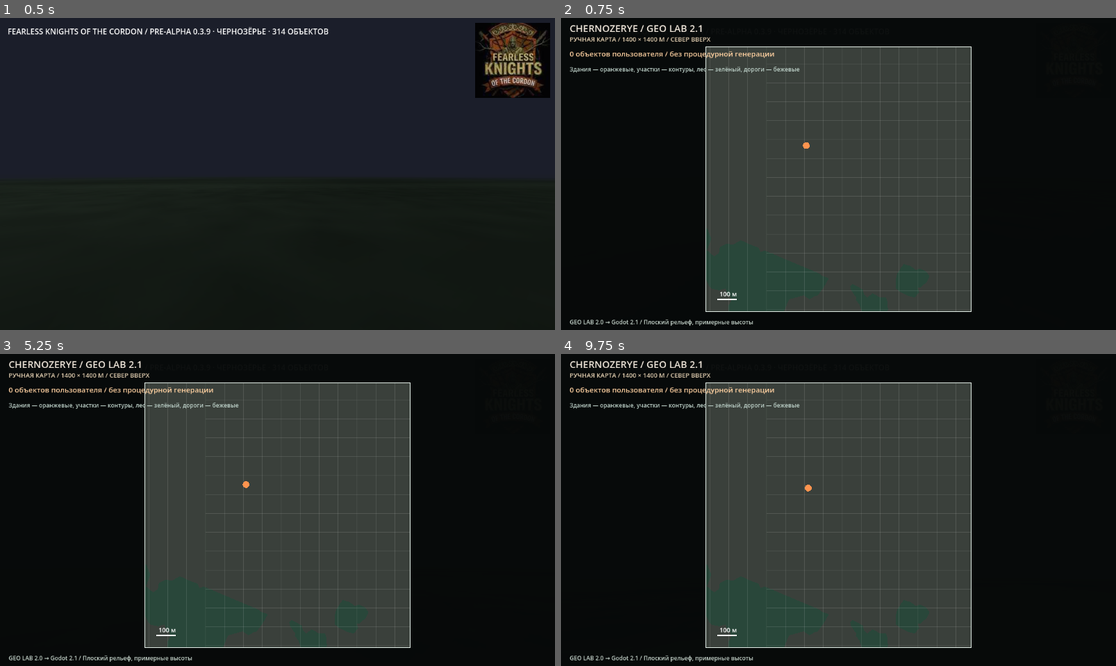
Above: before the commit, frames 1-4 (two rows, left to right).
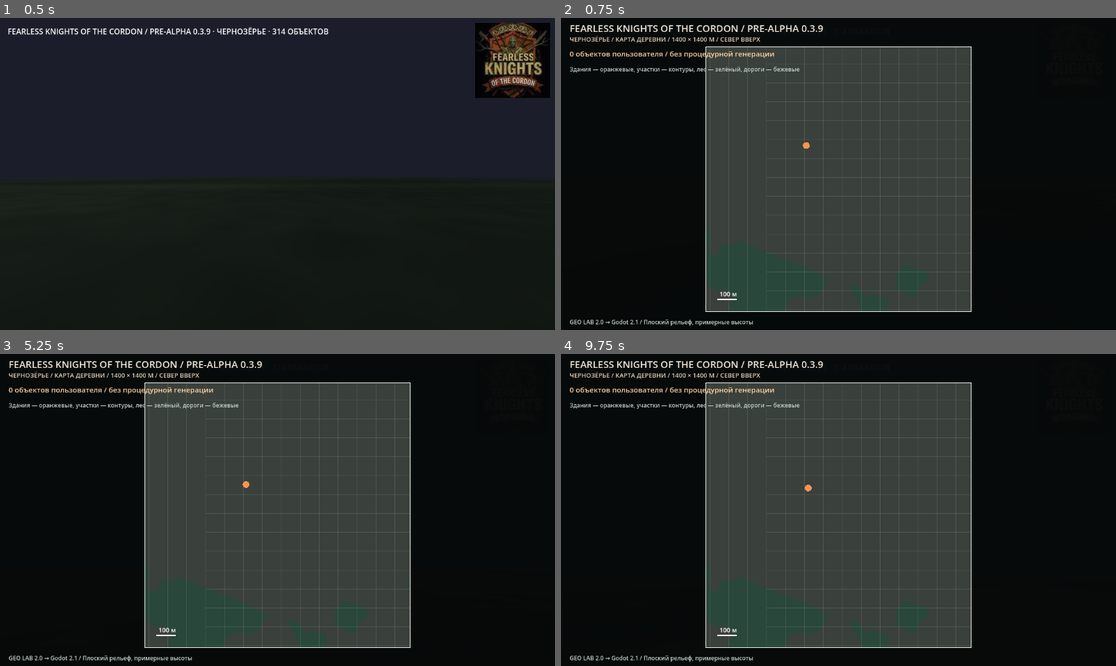
Above: after the commit, the same moments.

Repository: blacklambcult/chernozerye
Game: Godot game, scene res://main.tscn
The game is run twice, just before and just after one commit, with the same random seed, the same clock (stepped at 60 frames per second) and the same inputs.
Inputs (mouse positions are in pixels of both pictures, inside the frame that each line leads up to):
- Up to frame 1 (0.5 s): no input
- Up to frame 2 (0.75 s): tap Enter at 0.5 s; move the mouse to (960, 158) at 0.52 s; hold D from 0.53 s (still down); tap M at 0.6 s; click (960, 158) at 0.67 s
- Up to frame 3 (5.25 s): tap Space at 0.77, 1.25, 1.52, 2.75, 3.02, 3.77, 4.25, 4.52 s; move the mouse to (166, 525) at 1.27 s; release D at 1.28 s; hold S 1.28-2.03 s; tap Shift at 1.35 s; tap Enter at 2, 3.5 s; move the mouse to (333, 441) at 2.02 s; hold D 2.03-2.78 s; tap H at 2.1, 4.35 s; move the mouse to (249, 572) at 2.77 s; hold W from 2.78 s (still down); tap M at 2.85, 5.1 s; click (249, 572) at 2.92 s; move the mouse to (316, 513) at 3.52 s; hold Shift 3.53-4.28 s; move the mouse to (233, 506) at 4.27 s; move the mouse to (283, 510) at 5.02 s; click (283, 510) at 5.17 s
- Up to frame 4 (9.75 s): move the mouse to (755, 432) at 5.77 s; release W at 5.78 s; hold D 5.78-6.53 s; tap Shift at 5.85 s; tap Space at 6.02, 6.77, 7.52, 9.02 s; move the mouse to (960, 494) at 6.52 s; hold W 6.53-7.28 s; tap H at 6.6, 8.85 s; move the mouse to (727, 525) at 7.27 s; hold D 7.28-8.03 s; tap M at 7.35, 9.6 s; click (727, 525) at 7.42 s; move the mouse to (849, 503) at 8.02 s; hold W 8.03-8.78 s; hold Shift 8.03-8.78 s; move the mouse to (832, 516) at 8.77 s; hold A 8.78-9.53 s; move the mouse to (877, 513) at 9.52 s; hold W from 9.53 s (still down); click (877, 513) at 9.67 s

Frame 1 is identical in both runs. In frame 2, 1.0% of the frame differs, in the area x 1-48%, y 2-9%; in frame 3, 1.0%; in frame 4, 1.0%.

Commit message:
feat(branding): show Fearless Knights title and Pre-Alpha 0.3.9 on in-game map

Diff:
--- a/godot/live_map_v08.gd
+++ b/godot/live_map_v08.gd
@@ -165,8 +165,8 @@
         var p := Vector2(player.position.x, -player.position.z)
         if _in_view(p):
             draw_circle(_map_pos(p), 7.0, Color("#ff934e"))
-    _text(Vector2(18, 29), "CHERNOZERYE / GEO LAB 2.1", Color("#f0e7db"), 20)
-    _text(Vector2(18, 49), "РУЧНАЯ КАРТА / 1400 × 1400 М / СЕВЕР ВВЕРХ", Color("#e4d0b2"), 13)
+    _text(Vector2(18, 29), "FEARLESS KNIGHTS OF THE CORDON / PRE-ALPHA 0.3.9", Color("#f0e7db"), 20)
+    _text(Vector2(18, 49), "ЧЕРНОЗЁРЬЕ / КАРТА ДЕРЕВНИ / 1400 × 1400 М / СЕВЕР ВВЕРХ", Color("#e4d0b2"), 13)
     _text(Vector2(18, 80), str(manual_features.size()) + " объектов пользователя / без процедурной генерации", Color("#ffd1a1"), 15)
     _text(Vector2(18, 111), "Здания — оранжевые, участки — контуры, лес — зелёный, дороги — бежевые", Color("#bacdc5"), 12)
     var bar_origin := Vector2(nw.x + 24.0, se.y - 26.0)
@@ -294,7 +294,7 @@
             var p := _map_pos(player_map_pos)
             draw_circle(p, 7.0, Color("#ff9149"))
             draw_arc(p, 9.0, 0.0, TAU, 24, Color("#191d1b"), 2.0)
-    _text(Vector2(18, 29), "CHERNOZERYE / LIVE MAP 1.8", Color("#f2ead8"), 20)
+    _text(Vector2(18, 29), "FEARLESS KNIGHTS OF THE CORDON / PRE-ALPHA 0.3.9", Color("#f2ead8"), 20)
     var map_scale := "КВАРТАЛ СЕКТОРА A / 300 x 300 м" if neighborhood_zoom else ("СЕКТОР A / 680 x 680 м" if sector_a_zoom else "2 x 2 km")
     _text(Vector2(18, 49), map_scale + "  |  N UP  |  M = close  |  H = toggle houses", Color("#c2cfc0"))
     var house_status := "УСЛОВНЫЕ ДОМА: ПОКАЗАНЫ" if show_houses else "УСЛОВНЫЕ ДОМА: СКРЫТЫ"
